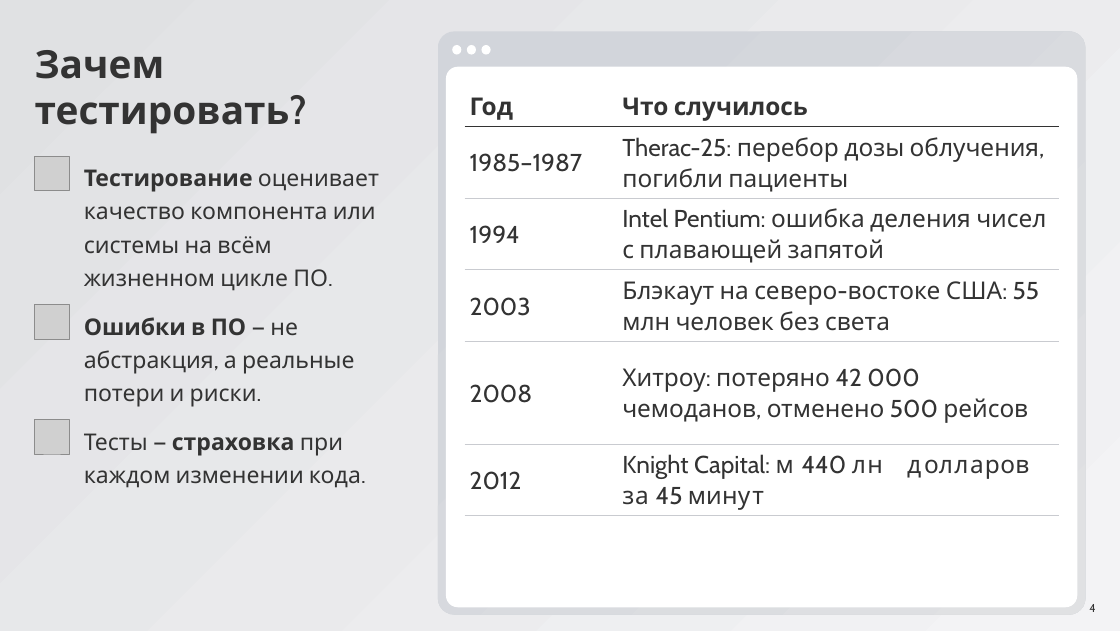
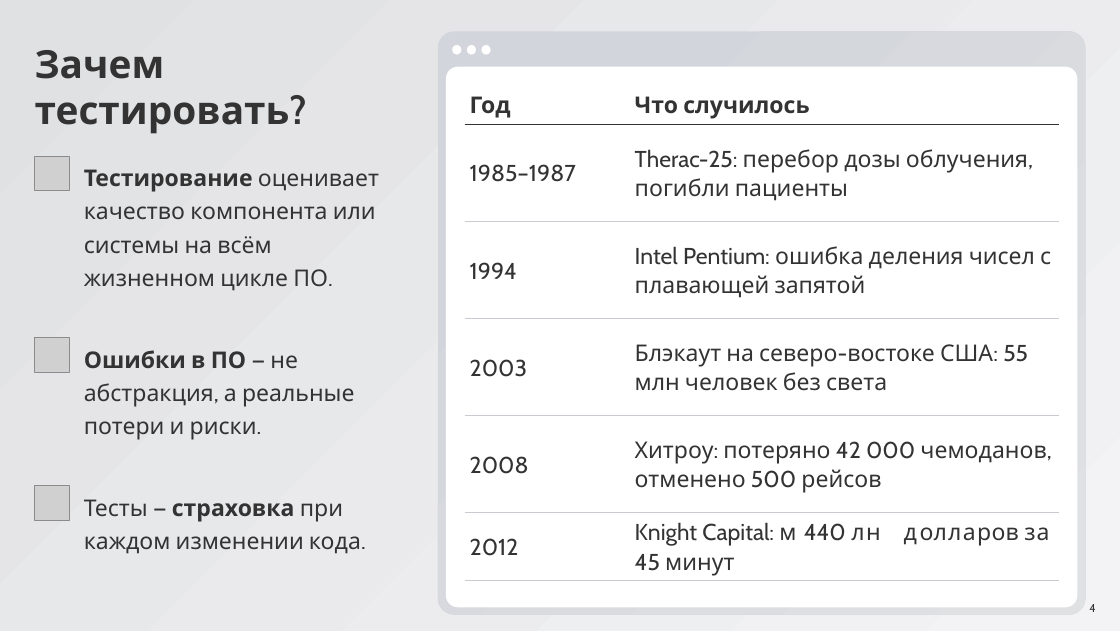
Before and after one commit to ArthurAipov/market-pulse-innopolis, a slide deck: slide 4 of advanced/docs/seminar8/Семинар 8.pptx. Drawn at 1120x631 pixels with LibreOffice and Linux fonts; fonts in the diff are those of the drawing; grey boxes stand for pictures. Boxes give left, top, right and bottom in pixels: in the first picture for what was removed or moved away, otherwise in the second. Text is boxed around its words. In the diff, an @@ line names an element or a change of style, - is before the commit and + after.

```diff
--- a/advanced/docs/seminar8/Семинар 8.pptx
+++ b/advanced/docs/seminar8/Семинар 8.pptx
@@ table at (x1=465, y1=85, x2=1058, y2=581) @@
@@ size 34 to 32 pt @@
@@ picture moved from (x1=35, y1=305, x2=69, y2=339) to (x1=35, y1=338, x2=69, y2=372) @@
@@ text "Ошибки в ПО — не ..." moved from (x1=84, y1=317, x2=355, y2=407) to (x1=84, y1=350, x2=355, y2=440) @@
@@ picture moved from (x1=35, y1=420, x2=69, y2=454) to (x1=35, y1=486, x2=69, y2=520) @@
@@ text "Тесты — страховка при каждом ..." moved from (x1=84, y1=433, x2=361, y2=488) to (x1=84, y1=499, x2=361, y2=554) @@
```
Also in this commit, not shown: 30 other slides changed.
